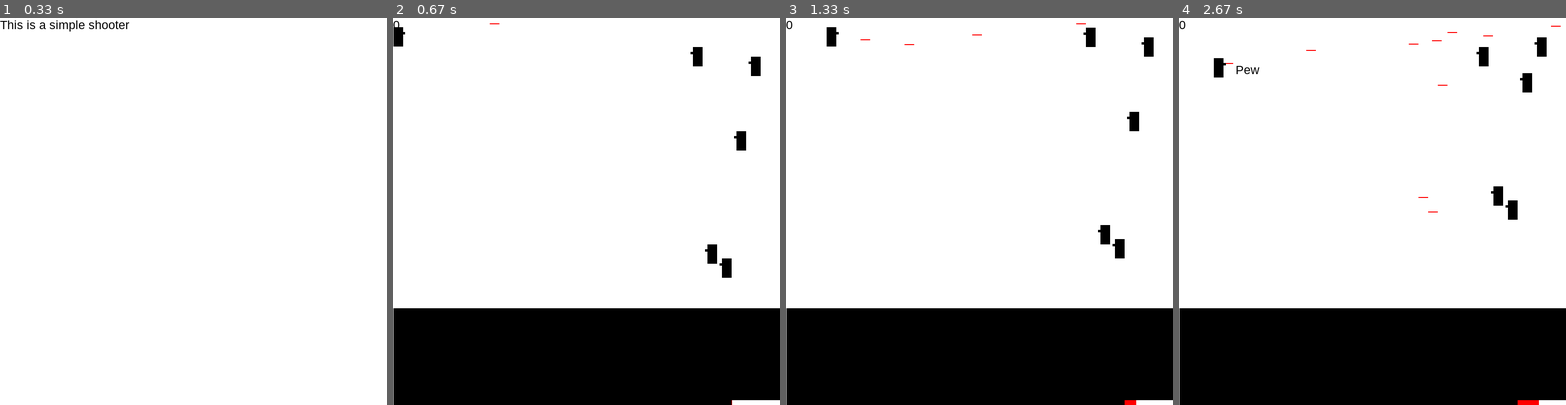
Above: before the commit, frames 1-4 (left to right).
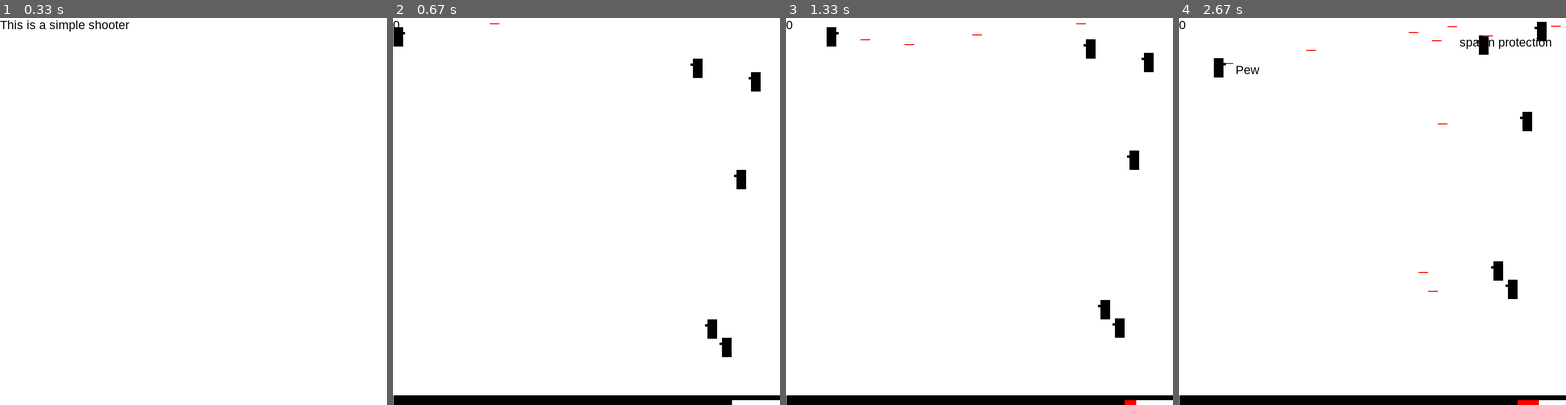
Above: after the commit, the same moments.

Repository: zwang20/SimpleShooter
Game: pygame game, started from project_ss.py
The game is run twice, just before and just after one commit, with the same random seed, the same clock (stepped at 60 frames per second) and the same inputs.
Inputs:
- Up to frame 1 (0.33 s): no input
- Up to frame 2 (0.67 s): tap Space at 0.33 s
- Up to frame 3 (1.33 s): hold D 0.67-1.13 s; tap Space at 0.73, 1.03, 1.23 s; hold W from 1.17 s (still down)
- Up to frame 4 (2.67 s): release W at 1.47 s; hold D 1.5-1.97 s; tap Space at 1.57, 1.87, 2.07, 2.37, 2.63 s; hold A 2-2.53 s; hold S from 2.57 s (still down)

Frame 1 is identical in both runs. In frame 2, 23% of the frame differs, in the area x 0-100%, y 7-98%; in frame 3, 23%; in frame 4, 24%, in the area x 0-100%, y 1-98%.

Commit message:
loading ground height

Diff:
--- a/project_ss.py
+++ b/project_ss.py
@@ -74,7 +74,14 @@
 except:
     display_width = 800
 
-ground_height = 200 # try not to hard code
+try:
+    if int(game_data['ground_height']) > 0:
+        ground_height = int(game_data['ground_height'])
+    else:
+        ground_height = 200
+except:
+    ground_height = 200 # try not to hard code
+
 
 sge_clear()
 sge_print(string='Adjusting size')
@@ -255,7 +262,9 @@
         while ss_run:
             sge_clear(game_display)
             clock.tick(60)
-            sge_rect(game_display, 0, 600, 800, 200, black)  # Ground
+
+            sge_rect(game_display, 0, display_height - ground_height, display_width, ground_height, black)  # Ground
+
             ss_fire = False
 
             for event in pygame.event.get():  # Input
Not shown, changed: settings.dat
